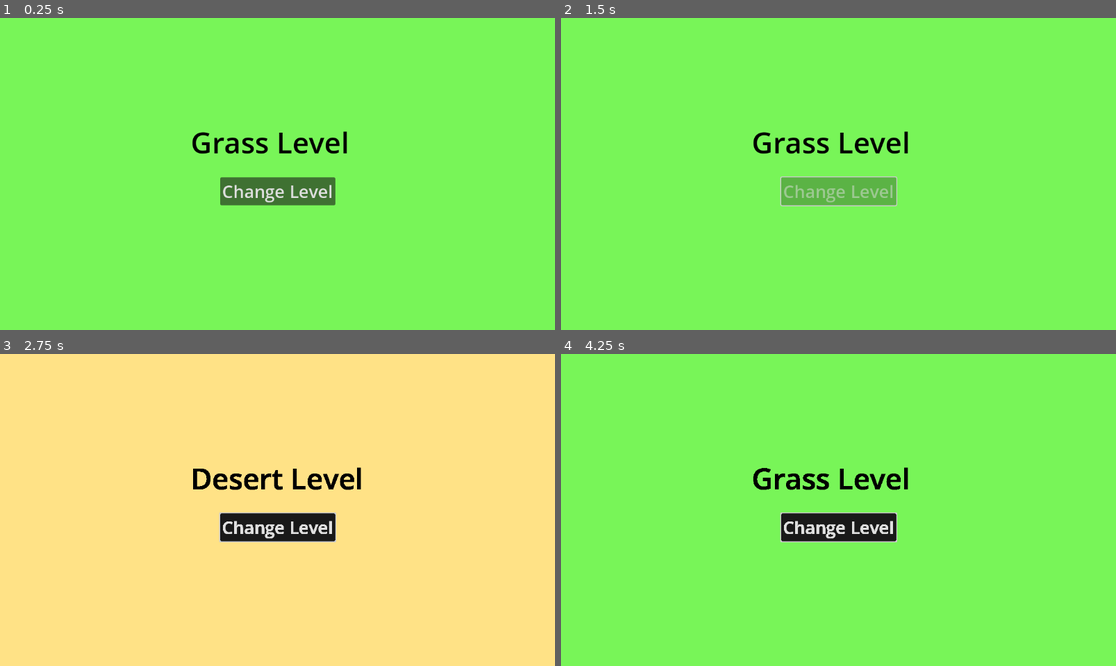
Above: before the commit, frames 1-4 (two rows, left to right).
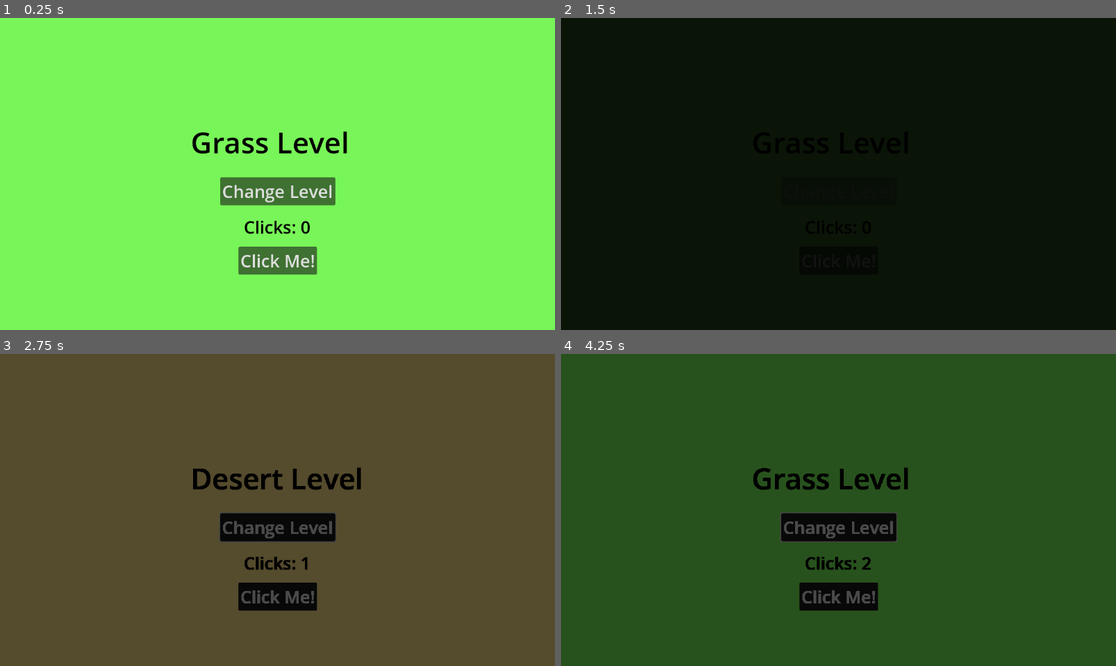
Above: after the commit, the same moments.

Repository: JaziriGaming/Scene_Manager
Game: Godot game, scene res://Scenes/main_scene.tscn
Same seed, same stepped clock (60 frames per second), same inputs: the game is played once before the commit and once after it. The project has no main scene, so this scene is started directly.
Inputs (mouse positions are in pixels of both pictures, inside the frame that each line leads up to):
- Up to frame 1 (0.25 s): no input
- Up to frame 2 (1.5 s): click "Change Level" at 0.5 s; click (838, 261) at 1.25 s, where only the run after the commit has a clickable "Click Me!"
- Up to frame 3 (2.75 s): click "Change Level" at 2 s
- Up to frame 4 (4.25 s): click (838, 597) at 2.75 s, where only the run after the commit has a clickable "Click Me!"; click "Change Level" at 3.5 s

The runs differ from the first frame. In frame 1, 1.5% of the frame differs, in the area x 42-58%, y 64-83%; in frame 2, 100%, in the area x 0-100%, y 0-100%; in frame 3, 98%; in frame 4, 98%.

Commit message:
Added Clicks Button

Diff:
--- a/Scenes/desert_level.gd
+++ b/Scenes/desert_level.gd
@@ -1,4 +1,8 @@
 extends BaseScene
+
+var scene_parameters = {
+	"clicks": 0
+}
 
 func enable_all_buttons():
 	$Button.disabled = false
@@ -11,3 +15,8 @@
 func _on_button_pressed():
 	disable_all_buttons()
 	EventBus.changing_scenes.emit("desert_level","grass_level")
+
+
+func _on_clicks_btn_pressed():
+	scene_parameters.clicks += 1
+	$Clicks.text = "Clicks: " + str(scene_parameters.clicks)
--- a/Scenes/desert_level.tscn
+++ b/Scenes/desert_level.tscn
@@ -50,4 +50,38 @@
 theme_override_font_sizes/font_size = 36
 text = "Change Level"
 
+[node name="Clicks" type="Label" parent="."]
+layout_mode = 1
+anchors_preset = 8
+anchor_left = 0.5
+anchor_top = 0.5
+anchor_right = 0.5
+anchor_bottom = 0.5
+offset_left = -70.0
+offset_top = 85.0
+offset_right = 70.0
+offset_bottom = 135.0
+grow_horizontal = 2
+grow_vertical = 2
+theme_override_colors/font_color = Color(0, 0, 0, 1)
+theme_override_font_sizes/font_size = 36
+text = "Clicks: 0"
+
+[node name="clicks_btn" type="Button" parent="."]
+layout_mode = 1
+anchors_preset = 8
+anchor_left = 0.5
+anchor_top = 0.5
+anchor_right = 0.5
+anchor_bottom = 0.5
+offset_left = -81.5
+offset_top = 151.0
+offset_right = 81.5
+offset_bottom = 209.0
+grow_horizontal = 2
+grow_vertical = 2
+theme_override_font_sizes/font_size = 36
+text = "Click Me!"
+
 [connection signal="pressed" from="Button" to="." method="_on_button_pressed"]
+[connection signal="pressed" from="clicks_btn" to="." method="_on_clicks_btn_pressed"]
--- a/Scenes/grass_level.gd
+++ b/Scenes/grass_level.gd
@@ -1,14 +1,22 @@
 extends BaseScene
 
+var scene_parameters = {
+	"clicks": 0
+}
 
 func enable_all_buttons():
-	$Button.disabled = false
+	$change_scenes_btn.disabled = false
 
 
 func disable_all_buttons():
-	$Button.disabled = true
+	$change_scenes_btn.disabled = true
 
 
 func _on_button_pressed():
 	disable_all_buttons()
 	EventBus.changing_scenes.emit("grass_level","desert_level")
+
+
+func _on_clicks_btn_pressed():
+	scene_parameters.clicks += 1
+	$Clicks.text = "Clicks: " + str(scene_parameters.clicks)
--- a/Scenes/grass_level.tscn
+++ b/Scenes/grass_level.tscn
@@ -20,7 +20,7 @@
 grow_vertical = 2
 color = Color(0.470588, 0.960784, 0.345098, 1)
 
-[node name="Label" type="Label" parent="."]
+[node name="level_label" type="Label" parent="."]
 layout_mode = 1
 anchors_preset = 5
 anchor_left = 0.5
@@ -34,7 +34,7 @@
 theme_override_font_sizes/font_size = 60
 text = "Grass Level"
 
-[node name="Button" type="Button" parent="."]
+[node name="change_scenes_btn" type="Button" parent="."]
 layout_mode = 1
 anchors_preset = 8
 anchor_left = 0.5
@@ -50,4 +50,38 @@
 theme_override_font_sizes/font_size = 36
 text = "Change Level"
 
-[connection signal="pressed" from="Button" to="." method="_on_button_pressed"]
+[node name="Clicks" type="Label" parent="."]
+layout_mode = 1
+anchors_preset = 8
+anchor_left = 0.5
+anchor_top = 0.5
+anchor_right = 0.5
+anchor_bottom = 0.5
+offset_left = -70.0
+offset_top = 85.0
+offset_right = 70.0
+offset_bottom = 135.0
+grow_horizontal = 2
+grow_vertical = 2
+theme_override_colors/font_color = Color(0, 0, 0, 1)
+theme_override_font_sizes/font_size = 36
+text = "Clicks: 0"
+
+[node name="clicks_btn" type="Button" parent="."]
+layout_mode = 1
+anchors_preset = 8
+anchor_left = 0.5
+anchor_top = 0.5
+anchor_right = 0.5
+anchor_bottom = 0.5
+offset_left = -81.5
+offset_top = 151.0
+offset_right = 81.5
+offset_bottom = 209.0
+grow_horizontal = 2
+grow_vertical = 2
+theme_override_font_sizes/font_size = 36
+text = "Click Me!"
+
+[connection signal="pressed" from="change_scenes_btn" to="." method="_on_button_pressed"]
+[connection signal="pressed" from="clicks_btn" to="." method="_on_clicks_btn_pressed"]
--- a/Scenes/main_scene.tscn
+++ b/Scenes/main_scene.tscn
@@ -56,13 +56,13 @@
 [node name="Overlay" type="CanvasLayer" parent="."]
 
 [node name="ColorRect" type="ColorRect" parent="Overlay"]
-visible = false
 anchors_preset = 15
 anchor_right = 1.0
 anchor_bottom = 1.0
 grow_horizontal = 2
 grow_vertical = 2
-color = Color(0, 0, 0, 1)
+mouse_filter = 2
+color = Color(0, 0, 0, 0)
 
 [node name="grass_level" parent="." instance=ExtResource("2_nrijq")]
 layout_mode = 1
